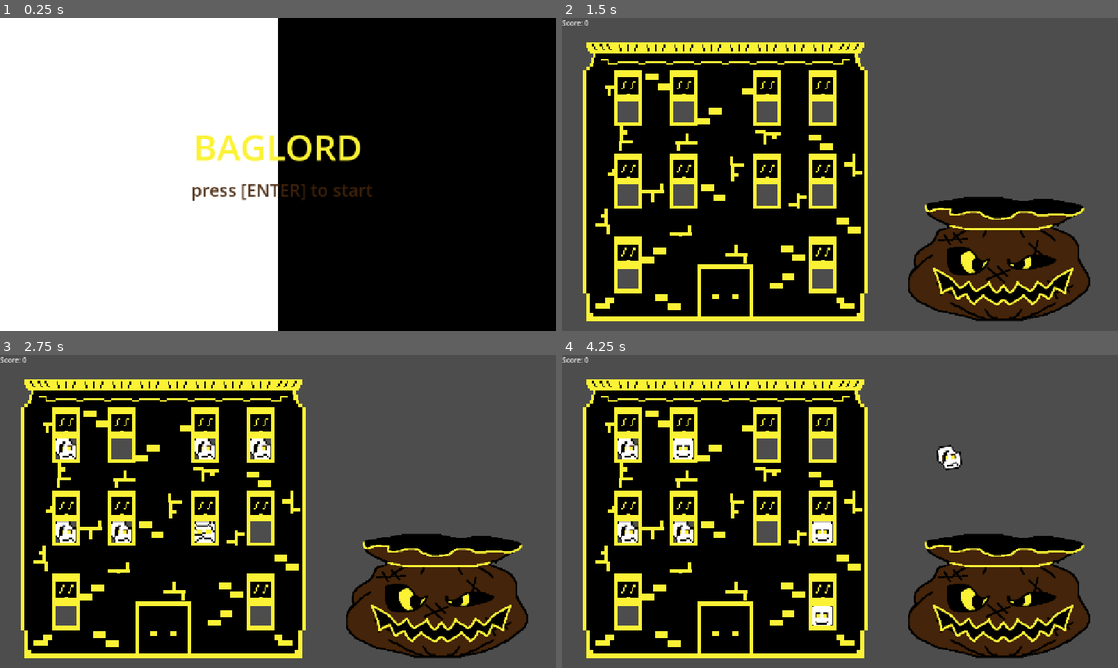
Above: before the commit, frames 1-4 (two rows, left to right).
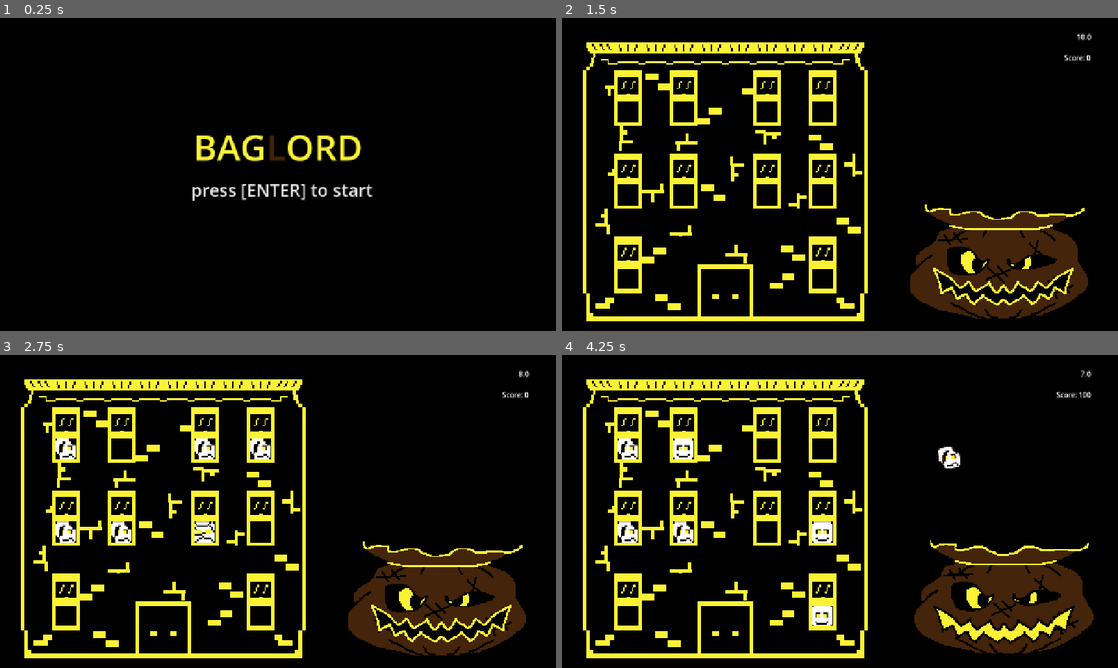
Above: after the commit, the same moments.

Repository: Pin7i7o/Baglord
Game: Godot game, scene res://Scenes/main_menu.tscn
Two runs of this game, one before a commit and one after it. Both use one fixed random seed, a clock stepped at 60 frames per second and the inputs below.
Inputs (mouse positions are in pixels of both pictures, inside the frame that each line leads up to):
- Up to frame 1 (0.25 s): no input
- Up to frame 2 (1.5 s): tap Enter (start_game) at 0.5, 1.35 s; move the mouse to (962, 158) at 0.52 s; hold Enter (start_game) 0.53-1.28 s; click (962, 158) at 0.6 s; move the mouse to (628, 140) at 1.27 s
- Up to frame 3 (2.75 s): click (66, 477) at 1.55 s; tap Enter (start_game) at 2 s; move the mouse to (122, 477) at 2.02 s; hold Enter (start_game) from 2.03 s (still down); click (122, 477) at 2.1 s
- Up to frame 4 (4.25 s): move the mouse to (767, 448) at 2.77 s; release Enter (start_game) at 2.78 s; tap Enter (start_game) at 2.85 s; click (767, 448) at 3.05 s; move the mouse to (823, 448) at 3.52 s; hold Enter (start_game) from 3.53 s (still down); click (823, 448) at 3.6 s; tap Escape (leave) at 4.15 s

The runs differ from the first frame. In frame 1, 50% of the frame differs, in the area x 0-67%, y 0-100%; in frame 2, 47%; in frame 3, 46%; in frame 4, 48%.

Commit message:
Added sfx

Diff:
--- a/Scenes/baglord.tscn
+++ b/Scenes/baglord.tscn
@@ -2,6 +2,7 @@
 
 [ext_resource type="Script" uid="uid://ctdh7h7km0ad2" path="res://Scripts/kill_plane.gd" id="1_6dp8r"]
 [ext_resource type="Texture2D" uid="uid://cs2f4wta5kngi" path="res://Assets/Monsters/baglord_sprite_sheet.png" id="1_dk67c"]
+[ext_resource type="AudioStream" uid="uid://b6k3xvtiyb3ei" path="res://Assets/Audio/baglord_munch.mp3" id="3_mnrtf"]
 
 [sub_resource type="AtlasTexture" id="AtlasTexture_6dp8r"]
 atlas = ExtResource("1_dk67c")
@@ -53,11 +54,16 @@
 script = ExtResource("1_6dp8r")
 
 [node name="AnimatedSprite2D" type="AnimatedSprite2D" parent="." unique_id=1394220633]
+texture_filter = 1
 sprite_frames = SubResource("SpriteFrames_5qihg")
 animation = &"eat"
 
 [node name="CollisionShape2D" type="CollisionShape2D" parent="." unique_id=1306941808]
-position = Vector2(2, -94)
+position = Vector2(0, -72)
 shape = SubResource("RectangleShape2D_dk67c")
 
+[node name="AudioStreamPlayer" type="AudioStreamPlayer" parent="." unique_id=1869215857]
+stream = ExtResource("3_mnrtf")
+volume_db = -30.0
+
 [connection signal="area_entered" from="." to="." method="_on_area_entered"]
--- /dev/null
+++ b/Scenes/game_over.tscn
@@ -0,0 +1,129 @@
+[gd_scene format=3 uid="uid://botkei5jayjrr"]
+
+[ext_resource type="Script" uid="uid://boom6e5c07edb" path="res://Scripts/game_over.gd" id="1_14u15"]
+[ext_resource type="Texture2D" uid="uid://c7txgrmi7g6hb" path="res://Assets/Monsters/zombie.png" id="2_ek8ke"]
+[ext_resource type="LabelSettings" uid="uid://dpn0dvrxuetpm" path="res://Assets/game_over_label_settings.tres" id="2_j3ryr"]
+[ext_resource type="Texture2D" uid="uid://bo8uscyijy7rq" path="res://Assets/Monsters/mummy.png" id="3_eoghk"]
+[ext_resource type="Texture2D" uid="uid://cf83njlr6fu4t" path="res://Assets/Monsters/skeleton.png" id="4_14u15"]
+[ext_resource type="Texture2D" uid="uid://cpjm55qxurpbn" path="res://Assets/Monsters/human.png" id="5_j3ryr"]
+
+[sub_resource type="StyleBoxFlat" id="StyleBoxFlat_5qihg"]
+bg_color = Color(0.26666668, 0.14117648, 0.039215688, 1)
+border_width_left = 8
+border_width_top = 8
+border_width_right = 8
+border_width_bottom = 8
+border_color = Color(1, 1, 1, 1)
+
+[node name="GameOver" type="CanvasLayer" unique_id=633731831]
+process_mode = 3
+script = ExtResource("1_14u15")
+
+[node name="ColorRect" type="Panel" parent="." unique_id=1773519839]
+anchors_preset = 8
+anchor_left = 0.5
+anchor_top = 0.5
+anchor_right = 0.5
+anchor_bottom = 0.5
+offset_left = -192.0
+offset_top = -224.0
+offset_right = 192.0
+offset_bottom = 224.0
+grow_horizontal = 2
+grow_vertical = 2
+size_flags_horizontal = 4
+size_flags_vertical = 4
+theme_override_styles/panel = SubResource("StyleBoxFlat_5qihg")
+
+[node name="VBoxContainer" type="VBoxContainer" parent="ColorRect" unique_id=1024559664]
+layout_mode = 1
+anchors_preset = 15
+anchor_right = 1.0
+anchor_bottom = 1.0
+offset_left = 41.0
+offset_top = 40.0
+offset_right = -42.0
+offset_bottom = -97.0
+grow_horizontal = 2
+grow_vertical = 2
+alignment = 1
+
+[node name="Score" type="Label" parent="ColorRect/VBoxContainer" unique_id=2015913849]
+texture_filter = 1
+layout_mode = 2
+label_settings = ExtResource("2_j3ryr")
+horizontal_alignment = 1
+
+[node name="HBoxContainer" type="HBoxContainer" parent="ColorRect/VBoxContainer" unique_id=954682200]
+layout_mode = 2
+size_flags_horizontal = 4
+
+[node name="TextureRect" type="TextureRect" parent="ColorRect/VBoxContainer/HBoxContainer" unique_id=1763031083]
+texture_filter = 1
+layout_mode = 2
+texture = ExtResource("2_ek8ke")
+
+[node name="ZombieLabel" type="Label" parent="ColorRect/VBoxContainer/HBoxContainer" unique_id=1142155294]
+layout_mode = 2
+size_flags_horizontal = 0
+label_settings = ExtResource("2_j3ryr")
+horizontal_alignment = 1
+vertical_alignment = 1
+
+[node name="HBoxContainer2" type="HBoxContainer" parent="ColorRect/VBoxContainer" unique_id=521983488]
+layout_mode = 2
+size_flags_horizontal = 4
+
+[node name="TextureRect" type="TextureRect" parent="ColorRect/VBoxContainer/HBoxContainer2" unique_id=320338498]
+texture_filter = 1
+layout_mode = 2
+texture = ExtResource("3_eoghk")
+
+[node name="MummyLabel" type="Label" parent="ColorRect/VBoxContainer/HBoxContainer2" unique_id=1269034293]
+layout_mode = 2
+label_settings = ExtResource("2_j3ryr")
+horizontal_alignment = 1
+vertical_alignment = 1
+
+[node name="HBoxContainer3" type="HBoxContainer" parent="ColorRect/VBoxContainer" unique_id=1845278234]
+layout_mode = 2
+size_flags_horizontal = 4
+
+[node name="TextureRect" type="TextureRect" parent="ColorRect/VBoxContainer/HBoxContainer3" unique_id=991154411]
+texture_filter = 1
+layout_mode = 2
+texture = ExtResource("4_14u15")
+
+[node name="SkeletonLabel" type="Label" parent="ColorRect/VBoxContainer/HBoxContainer3" unique_id=979041654]
+layout_mode = 2
+label_settings = ExtResource("2_j3ryr")
+horizontal_alignment = 1
+vertical_alignment = 1
+
+[node name="HBoxContainer4" type="HBoxContainer" parent="ColorRect/VBoxContainer" unique_id=240453343]
+layout_mode = 2
+size_flags_horizontal = 4
+
+[node name="TextureRect" type="TextureRect" parent="ColorRect/VBoxContainer/HBoxContainer4" unique_id=1358033065]
+texture_filter = 1
+layout_mode = 2
+texture = ExtResource("5_j3ryr")
+
+[node name="HumanLabel" type="Label" parent="ColorRect/VBoxContainer/HBoxContainer4" unique_id=633952656]
+layout_mode = 2
+label_settings = ExtResource("2_j3ryr")
+horizontal_alignment = 1
+vertical_alignment = 1
+
+[node name="RichTextLabel2" type="RichTextLabel" parent="." unique_id=200366613]
+offset_left = 445.0
+offset_top = 513.0
+offset_right = 830.0
+offset_bottom = 568.0
+theme_override_font_sizes/normal_font_size = 28
+bbcode_enabled = true
+text = "[pulse freq=1.0 color=#ffffff40 ease=-2.0][color=fbf236]	press [ENTER] to restart	[/color][/pulse]"
+fit_content = true
+scroll_active = false
+horizontal_alignment = 1
+vertical_alignment = 1
--- a/Scenes/main.tscn
+++ b/Scenes/main.tscn
@@ -1,9 +1,11 @@
 [gd_scene format=4 uid="uid://ou5ntei01myg"]
 
-[ext_resource type="PackedScene" uid="uid://ho7ni3oxkwpj" path="res://Scenes/window.tscn" id="1_bo1nx"]
+[ext_resource type="PackedScene" uid="uid://ho7ni3oxkwpj" path="res://Scenes/monster.tscn" id="1_bo1nx"]
+[ext_resource type="Script" uid="uid://b2jjw5urqjga3" path="res://Scripts/game_manager.gd" id="1_jjvhh"]
 [ext_resource type="Texture2D" uid="uid://bi2pg5msvp5k5" path="res://Assets/Tileset/full_tileset.png" id="3_8gbba"]
-[ext_resource type="Script" uid="uid://b2jjw5urqjga3" path="res://Scipts/game_manager.gd" id="3_jjvhh"]
 [ext_resource type="PackedScene" uid="uid://b5y05yx20grnt" path="res://Scenes/baglord.tscn" id="4_jjvhh"]
+[ext_resource type="LabelSettings" uid="uid://dpn0dvrxuetpm" path="res://Assets/game_over_label_settings.tres" id="4_kry3j"]
+[ext_resource type="AudioStream" uid="uid://yhwtwk4khbvw" path="res://Assets/Audio/One Man Symphony - After The Disaster (Free) - 02 Night Time Scavenge I (Loops).mp3" id="6_21xkr"]
 
 [sub_resource type="TileSetAtlasSource" id="TileSetAtlasSource_jjvhh"]
 texture = ExtResource("3_8gbba")
@@ -31,7 +33,7 @@
 sources/11 = SubResource("TileSetAtlasSource_jjvhh")
 
 [node name="Main" type="Node2D" unique_id=1880168877]
-script = ExtResource("3_jjvhh")
+script = ExtResource("1_jjvhh")
 
 [node name="Monsters" type="Node2D" parent="." unique_id=881250454]
 
@@ -67,20 +69,45 @@
 
 [node name="MonstersSprites" type="Node2D" parent="." unique_id=431633819]
 
-[node name="ScoreLabel" type="Label" parent="." unique_id=1341521540]
-offset_right = 69.0
-offset_bottom = 23.0
-text = "SCORE: 0"
-
 [node name="TileMapLayer" type="TileMapLayer" parent="." unique_id=1728741156]
 texture_filter = 1
 tile_map_data = PackedByteArray("AAAFACkACwADAAIAAAAlACkACwAEAAEAAAABACUACwAEAAIAAAABACEACwAEAAIAAAABAB0ACwAEAAIAAAABAB …(1952 unchanged characters)…
 tile_set = SubResource("TileSet_5qihg")
 
 [node name="TimerLabel" type="Label" parent="." unique_id=918382439]
-offset_top = 40.0
-offset_right = 40.0
-offset_bottom = 63.0
+anchors_preset = 1
+anchor_left = 1.0
+anchor_right = 1.0
+offset_left = 1216.0
+offset_top = 32.0
+offset_right = 1217.0
+offset_bottom = 71.0
+grow_horizontal = 0
+label_settings = ExtResource("4_kry3j")
+
+[node name="ScoreLabel" type="Label" parent="." unique_id=1580621655]
+anchors_preset = 1
+anchor_left = 1.0
+anchor_right = 1.0
+offset_left = 1216.0
+offset_top = 80.0
+offset_right = 1217.0
+offset_bottom = 119.0
+grow_horizontal = 0
+label_settings = ExtResource("4_kry3j")
 
 [node name="Baglord" parent="." unique_id=606538933 instance=ExtResource("4_jjvhh")]
 position = Vector2(1016, 544)
+
+[node name="Timer" type="Timer" parent="." unique_id=32621943]
+wait_time = 10.0
+one_shot = true
+autostart = true
+
+[node name="AudioStreamPlayer" type="AudioStreamPlayer" parent="." unique_id=953201415]
+process_mode = 3
+stream = ExtResource("6_21xkr")
+volume_db = -32.0
+autoplay = true
+
+[connection signal="timeout" from="Timer" to="." method="_on_timer_timeout"]
--- a/Scenes/main_menu.tscn
+++ b/Scenes/main_menu.tscn
@@ -1,23 +1,12 @@
 [gd_scene format=3 uid="uid://0pggaavhrlae"]
 
 [ext_resource type="Script" uid="uid://2tm33ku25v6y" path="res://Scripts/main_menu.gd" id="1_28flt"]
+[ext_resource type="AudioStream" uid="uid://c8yw1naq784ij" path="res://Assets/Audio/the_mountain-spooky-scary-130009.mp3" id="2_48xlc"]
 
 [node name="MainMenu" type="Control" unique_id=330634006]
 layout_mode = 3
 anchors_preset = 0
 script = ExtResource("1_28flt")
-
-[node name="ColorRect" type="ColorRect" parent="." unique_id=1293919416]
-layout_mode = 0
-offset_right = 640.0
-offset_bottom = 720.0
-
-[node name="ColorRect2" type="ColorRect" parent="." unique_id=2100066341]
-layout_mode = 0
-offset_left = 640.0
-offset_right = 1280.0
-offset_bottom = 720.0
-color = Color(0, 0, 0, 1)
 
 [node name="RichTextLabel" type="RichTextLabel" parent="." unique_id=274134056]
 layout_mode = 0
@@ -26,7 +15,7 @@
 offset_bottom = 353.0
 theme_override_font_sizes/normal_font_size = 82
 bbcode_enabled = true
-text = "[color=fbf236]BAGLORD[/color]"
+text = "[color=fbf236]BAG[color=44240a]L[/color]ORD[/color]"
 fit_content = true
 scroll_active = false
 horizontal_alignment = 1
@@ -39,8 +28,12 @@
 offset_bottom = 423.0
 theme_override_font_sizes/normal_font_size = 40
 bbcode_enabled = true
-text = "[pulse freq=1.0 color=#ffffff40 ease=-2.0][color=44240a]	press [ENTER] to start	[/color][/pulse]"
+text = "[pulse freq=1.0 color=#ffffff40 ease=-2.0][color=ffffffff]	press [ENTER] to start	[/color][/pulse]"
 fit_content = true
 scroll_active = false
 horizontal_alignment = 1
 vertical_alignment = 1
+
+[node name="AudioStreamPlayer" type="AudioStreamPlayer" parent="." unique_id=1834276516]
+stream = ExtResource("2_48xlc")
+volume_db = -40.0
--- a/Scenes/window.tscn
+++ b/Scenes/monster.tscn
@@ -1,6 +1,7 @@
 [gd_scene format=3 uid="uid://ho7ni3oxkwpj"]
 
 [ext_resource type="Script" uid="uid://barsxtgbljm32" path="res://Scripts/monster.gd" id="1_0xhjo"]
+[ext_resource type="AudioStream" uid="uid://d2obhxi10y3vd" path="res://Assets/Audio/hit.wav" id="2_i44lo"]
 
 [sub_resource type="RectangleShape2D" id="RectangleShape2D_5qihg"]
 size = Vector2(64, 64)
@@ -17,5 +18,9 @@
 
 [node name="Timer" type="Timer" parent="." unique_id=553629934]
 
+[node name="AudioStreamPlayer" type="AudioStreamPlayer" parent="." unique_id=92540698]
+stream = ExtResource("2_i44lo")
+volume_db = -40.0
+
 [connection signal="input_event" from="." to="." method="_on_input_event"]
 [connection signal="timeout" from="Timer" to="." method="_on_timer_timeout"]
--- a/Scripts/game_manager.gd
+++ b/Scripts/game_manager.gd
@@ -1,18 +1,22 @@
 extends Node2D
 
-@onready var score_label: Label = $ScoreLabel
 @onready var monsters: Node2D = $Monsters
 @onready var monsters_sprites: Node2D = $MonstersSprites
+@onready var timer: Timer = $Timer
+@onready var timer_label: Label = $TimerLabel
+@onready var score_label: Label = $ScoreLabel
 
-var score: int = 0
 var spawned_monster_scene = preload("res://Scenes/spawned_monster.tscn")
+var game_over_scene = preload("res://Scenes/game_over.tscn")
 
 func _ready() -> void:
-	score_label.text = ("Score: 0")
-
 	for monster in monsters.get_children():
 		monster.update_score_signal.connect(_update_score)
 		monster.spawn_sprite_signal.connect(_spawn_sprite)
+
+func _process(_delta: float) -> void:
+	timer_label.text = str(ceil(timer.time_left))
+	score_label.text = "Score: " + str(GlobalVariables.score)
 
 func _generate_random_poisition() -> Vector2:
 	var rng_x = randf_range(832, 1152)
@@ -20,11 +24,11 @@
 
 	return Vector2(rng_x, rng_y)
 
-func _update_score(points: int) -> void:
-	if (score + points) < 0:
-		score = 0
-	else:
-		score+= points
+func _update_score(points: int, type_of_monster: GlobalVariables.TYPE_OF_MONSTER) -> void:
+	var new_death_counter = GlobalVariables.monster_deaths.get(type_of_monster)
+	GlobalVariables.monster_deaths.set(type_of_monster, new_death_counter + 1)
+
+	GlobalVariables.score += points
 
 func _spawn_sprite(sprite_path: String) -> void:
 	var new_monster_instance = spawned_monster_scene.instantiate()
@@ -36,3 +40,10 @@
 	new_monster_instance.speed = randf_range(150, 300)
 
 	monsters_sprites.add_child(new_monster_instance)
+
+func _on_timer_timeout() -> void:
+	timer_label.text = str(0.0)
+	get_tree().paused = true
+
+	var game_over_scene_instance = game_over_scene.instantiate()
+	get_tree().get_root().add_child(game_over_scene_instance)
--- /dev/null
+++ b/Scripts/game_over.gd
@@ -0,0 +1,25 @@
+extends CanvasLayer
+
+@onready var score: Label = $ColorRect/VBoxContainer/Score
+
+@onready var zombie_label: Label = $ColorRect/VBoxContainer/HBoxContainer/ZombieLabel
+@onready var mummy_label: Label = $ColorRect/VBoxContainer/HBoxContainer2/MummyLabel
+@onready var skeleton_label: Label = $ColorRect/VBoxContainer/HBoxContainer3/SkeletonLabel
+@onready var human_label: Label = $ColorRect/VBoxContainer/HBoxContainer4/HumanLabel
+
+func _ready() -> void:
+	score.text = "Your score: " + str(GlobalVariables.score)
+
+	zombie_label.text = str(GlobalVariables.monster_deaths.get(GlobalVariables.TYPE_OF_MONSTER.ZOMBIE)) + " killed!!!"
+	mummy_label.text =  str(GlobalVariables.monster_deaths.get(GlobalVariables.TYPE_OF_MONSTER.MUMMY)) + " killed!!!"
+	skeleton_label.text = str(GlobalVariables.monster_deaths.get(GlobalVariables.TYPE_OF_MONSTER.SKELETON)) + " killed!!!"
+	human_label.text = str(GlobalVariables.monster_deaths.get(GlobalVariables.TYPE_OF_MONSTER.HUMAN)) + " killed..."
+
+func _input(event: InputEvent) -> void:
+	if event.is_action_pressed("start_game"):
+		get_tree().paused = false
+		get_tree().reload_current_scene()
+		queue_free()
+
+	if event.is_action_pressed("leave"):
+		get_tree().quit()
--- /dev/null
+++ b/Scripts/global_variables.gd
@@ -0,0 +1,17 @@
+extends Node
+
+enum TYPE_OF_MONSTER {
+	ZOMBIE,
+	MUMMY,
+	SKELETON,
+	HUMAN
+}
+
+var score: int = 0
+
+var monster_deaths = {
+	TYPE_OF_MONSTER.ZOMBIE: 0,
+	TYPE_OF_MONSTER.MUMMY: 0,
+	TYPE_OF_MONSTER.SKELETON: 0,
+	TYPE_OF_MONSTER.HUMAN: 0
+}
--- a/Scripts/kill_plane.gd
+++ b/Scripts/kill_plane.gd
@@ -1,8 +1,10 @@
 extends Area2D
 
 @onready var animated_sprite_2d: AnimatedSprite2D = $AnimatedSprite2D
+@onready var audio_stream_player: AudioStreamPlayer = $AudioStreamPlayer
 
 
 func _on_area_entered(area: Area2D) -> void:
 	area.queue_free()
 	animated_sprite_2d.play("eat")
+	audio_stream_player.play()
--- a/Scripts/monster.gd
+++ b/Scripts/monster.gd
@@ -6,28 +6,22 @@
 @onready var sprite_2d: Sprite2D = $Sprite2D
 @onready var collision_shape_2d: CollisionShape2D = $CollisionShape2D
 @onready var timer: Timer = $Timer
+@onready var audio_stream_player: AudioStreamPlayer = $AudioStreamPlayer
 
-enum TYPE_OF_MONSTER {
-	ZOMBIE,
-	MUMMY,
-	SKELETON,
-	HUMAN
+var monster_sprite_path = {
+	GlobalVariables.TYPE_OF_MONSTER.ZOMBIE: "res://Assets/Monsters/zombie.png",
+	GlobalVariables.TYPE_OF_MONSTER.MUMMY: "res://Assets/Monsters/mummy.png",
+	GlobalVariables.TYPE_OF_MONSTER.SKELETON: "res://Assets/Monsters/skeleton.png",
+	GlobalVariables.TYPE_OF_MONSTER.HUMAN: "res://Assets/Monsters/human.png",
+}
+var monster_points = {
+	GlobalVariables.TYPE_OF_MONSTER.ZOMBIE: 50,
+	GlobalVariables.TYPE_OF_MONSTER.MUMMY: 200,
+	GlobalVariables.TYPE_OF_MONSTER.SKELETON: 500,
+	GlobalVariables.TYPE_OF_MONSTER.HUMAN: -250,
 }
 
-var monster_sprite_path = {
-	TYPE_OF_MONSTER.ZOMBIE: "res://Assets/Monsters/zombie.png",
-	TYPE_OF_MONSTER.MUMMY: "res://Assets/Monsters/mummy.png",
-	TYPE_OF_MONSTER.SKELETON: "res://Assets/Monsters/skeleton.png",
-	TYPE_OF_MONSTER.HUMAN: "res://Assets/Monsters/human.png",
-}
-var monster_points = {
-	TYPE_OF_MONSTER.ZOMBIE: 50,
-	TYPE_OF_MONSTER.MUMMY: 200,
-	TYPE_OF_MONSTER.SKELETON: 500,
-	TYPE_OF_MONSTER.HUMAN: -250,
-}
-
-var type_of_monster: TYPE_OF_MONSTER = TYPE_OF_MONSTER.ZOMBIE
+var type_of_monster: GlobalVariables.TYPE_OF_MONSTER = GlobalVariables.TYPE_OF_MONSTER.ZOMBIE
 var movement_height: int = 64
 var can_hit: bool = false
 
@@ -39,13 +33,13 @@
 	var rng = randi() % 1000
 
 	if rng < 200:
-		type_of_monster = TYPE_OF_MONSTER.MUMMY
+		type_of_monster = GlobalVariables.TYPE_OF_MONSTER.MUMMY
 	elif (rng >= 200 and rng < 600):
-		type_of_monster = TYPE_OF_MONSTER.ZOMBIE
+		type_of_monster = GlobalVariables.TYPE_OF_MONSTER.ZOMBIE
 	elif (rng >= 600 and rng < 900):
-		type_of_monster = TYPE_OF_MONSTER.HUMAN
+		type_of_monster = GlobalVariables.TYPE_OF_MONSTER.HUMAN
 	elif (rng >= 900 and rng < 1000):
-		type_of_monster = TYPE_OF_MONSTER.SKELETON
+		type_of_monster = GlobalVariables.TYPE_OF_MONSTER.SKELETON
 
 func _change_monster_settings() -> void:
 	_gen_type_of_monster()
@@ -58,10 +52,10 @@
 
 func _set_new_timer() -> float:
 	match type_of_monster:
-		TYPE_OF_MONSTER.ZOMBIE: return 2.0
-		TYPE_OF_MONSTER.MUMMY: return 1.5
-		TYPE_OF_MONSTER.SKELETON: return 1.0
-		TYPE_OF_MONSTER.HUMAN: return 2.5
+		GlobalVariables.TYPE_OF_MONSTER.ZOMBIE: return 2.0
+		GlobalVariables.TYPE_OF_MONSTER.MUMMY: return 1.5
+		GlobalVariables.TYPE_OF_MONSTER.SKELETON: return 1.0
+		GlobalVariables.TYPE_OF_MONSTER.HUMAN: return 2.5
 		_: return 0.0
 
 func _on_timer_timeout() -> void:
@@ -74,9 +68,10 @@
 
 func _on_input_event(_viewport: Node, event: InputEvent, _shape_idx: int) -> void:
 	if event.is_action_released("click") and can_hit:
-		update_score_signal.emit(monster_points.get(type_of_monster))
+		update_score_signal.emit(monster_points.get(type_of_monster), type_of_monster)
 		spawn_sprite_signal.emit(monster_sprite_path.get(type_of_monster))
 		can_hit = false
+		audio_stream_player.play()
 		_movement(Vector2.DOWN, true, true)
 
 func _movement(direction: Vector2, disable_collision: bool, change_settings: bool) -> void:
--- a/project.godot
+++ b/project.godot
@@ -14,6 +14,10 @@
 run/main_scene="uid://0pggaavhrlae"
 config/features=PackedStringArray("4.7", "GL Compatibility")
 config/icon="res://icon.svg"
+
+[autoload]
+
+GlobalVariables="*uid://dtujel1b0y5ho"
 
 [display]
 
@@ -87,3 +91,4 @@
 rendering_device/driver.windows="d3d12"
 renderer/rendering_method="gl_compatibility"
 renderer/rendering_method.mobile="gl_compatibility"
+environment/defaults/default_clear_color=Color(0, 0, 0, 1)
Binary file changed: Assets/Monsters/baglord_sprite_sheet.png
Not shown, added: Scripts/game_over.gd.uid
Not shown, added: Scripts/global_variables.gd.uid
